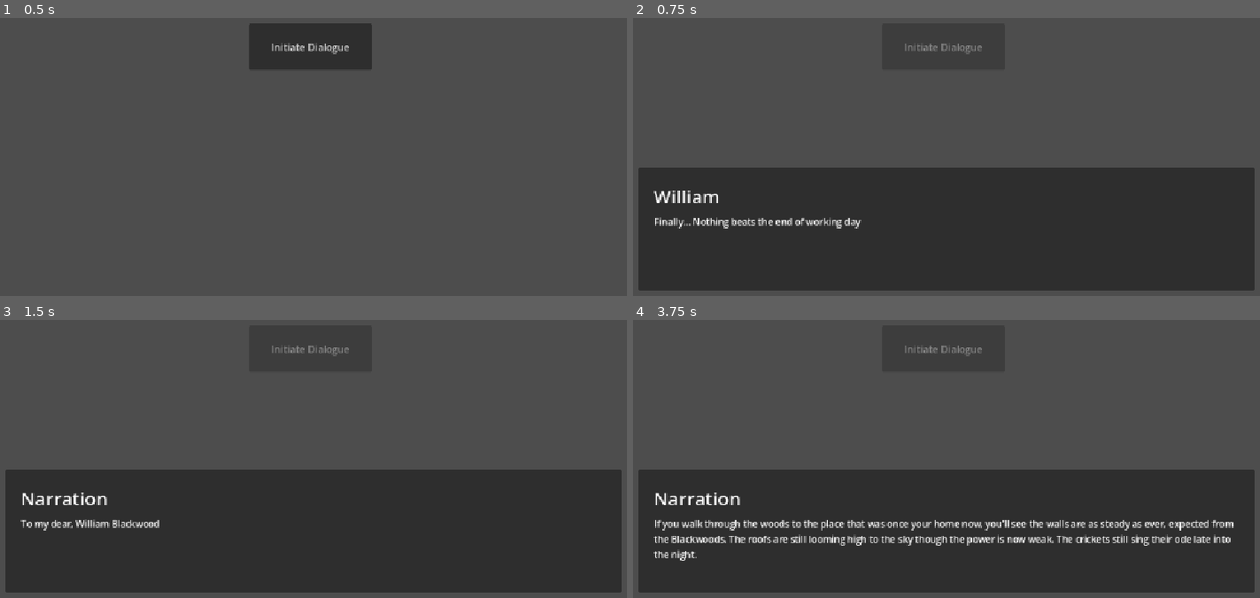
Above: before the commit, frames 1-4 (two rows, left to right).
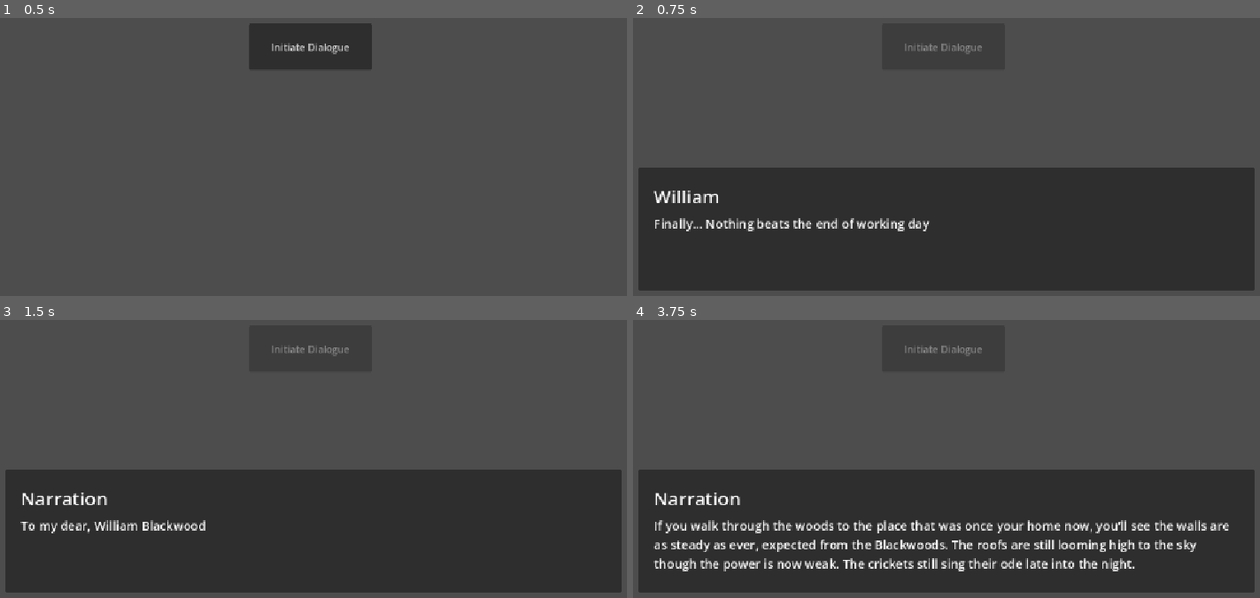
Above: after the commit, the same moments.

Repository: jegeiii/kafcult-co.-s-GIMJAM
Game: Godot game, scene res://scenes/dialogue_test_scene.tscn
Same seed, same stepped clock (60 frames per second), same inputs: the game is played once before the commit and once after it. This scene is started directly instead of the project's main scene.
Inputs:
- Up to frame 1 (0.5 s): no input
- Up to frame 2 (0.75 s): click "Initiate Dialogue" at 0.5 s
- Up to frame 3 (1.5 s): tap Enter (continue_dialogue) at 1.25, 1.35 s
- Up to frame 4 (3.75 s): tap Enter (continue_dialogue) at 2, 2.1, 2.75, 2.85, 3.5, 3.6 s

Frame 1 is identical in both runs. In frame 2, 1.1% of the frame differs, in the area x 3-48%, y 71-77%; in frame 3, 0.7%; in frame 4, 6.8%, in the area x 3-96%, y 71-91%.

Commit message:
feat: added text presets

Diff:
--- /dev/null
+++ b/presets/normal.tres
@@ -0,0 +1,13 @@
+[gd_resource type="Resource" script_class="TextPreset" format=3 uid="uid://d0eqdxesfcs48"]
+
+[ext_resource type="Script" uid="uid://dtenxj4itxwi5" path="res://presets/text_preset.gd" id="1_70bbt"]
+[ext_resource type="FontFile" uid="uid://cq3lu6aitrwg1" path="res://fonts/LibreBaskerville-Medium.ttf" id="1_iwd7w"]
+
+[resource]
+script = ExtResource("1_70bbt")
+font = ExtResource("1_iwd7w")
+font_size = 20
+color = Color(1, 1, 1, 1)
+italic = true
+outline = Color(0, 0, 0, 0)
+metadata/_custom_type_script = "uid://dtenxj4itxwi5"
--- /dev/null
+++ b/presets/test_preset.tres
@@ -0,0 +1,11 @@
+[gd_resource type="Resource" script_class="TextPreset" format=3 uid="uid://qxkm0u425b84"]
+
+[ext_resource type="Script" uid="uid://dtenxj4itxwi5" path="res://presets/text_preset.gd" id="1_fmtqp"]
+[ext_resource type="FontFile" uid="uid://pf8acnh0qmki" path="res://fonts/IMFellEnglish-Regular.ttf" id="1_v6k1m"]
+
+[resource]
+script = ExtResource("1_fmtqp")
+font = ExtResource("1_v6k1m")
+font_size = 24
+outline = Color(0.8901961, 0.5058824, 0.84705883, 0)
+metadata/_custom_type_script = "uid://dtenxj4itxwi5"
--- /dev/null
+++ b/presets/text_preset.gd
@@ -0,0 +1,17 @@
+extends Resource
+class_name TextPreset
+
+@export_group("Typography")
+@export var font: Font
+@export var font_size: int
+@export var color: Color
+
+@export_group("Formatting")
+@export var bold: bool
+@export var italic: bool
+@export var underline: bool
+@export var strikethrough: bool
+
+@export_group("Outline")
+@export var outline: Color
+@export var outline_size: int
--- a/scenes/dialogue_ui.tscn
+++ b/scenes/dialogue_ui.tscn
@@ -6,7 +6,7 @@
 font_size = 30
 
 [sub_resource type="LabelSettings" id="LabelSettings_p5viw"]
-font_size = 15
+font_size = 20
 
 [node name="DialogueUI" type="Control" unique_id=1234273672]
 layout_mode = 3
--- /dev/null
+++ b/scenes/rich_text_label_testing.tscn
@@ -0,0 +1,35 @@
+[gd_scene format=3 uid="uid://h7oxif8jtsut"]
+
+[ext_resource type="Script" uid="uid://ck8uggxl71j2t" path="res://scripts/rich_text_label.gd" id="1_jc4te"]
+
+[sub_resource type="StyleBoxFlat" id="StyleBoxFlat_p5viw"]
+bg_color = Color(0.13407008, 0.12992807, 0.14246942, 1)
+
+[node name="RichTextLabelTesting" type="Node2D" unique_id=751753195]
+
+[node name="CanvasLayer" type="CanvasLayer" parent="." unique_id=96286457]
+
+[node name="PanelContainer" type="PanelContainer" parent="CanvasLayer" unique_id=2139023708]
+custom_minimum_size = Vector2(500, 100)
+anchors_preset = 8
+anchor_left = 0.5
+anchor_top = 0.5
+anchor_right = 0.5
+anchor_bottom = 0.5
+offset_left = -0.5
+offset_right = 0.5
+grow_horizontal = 2
+grow_vertical = 2
+theme_override_styles/panel = SubResource("StyleBoxFlat_p5viw")
+
+[node name="MarginContainer" type="MarginContainer" parent="CanvasLayer/PanelContainer" unique_id=187142633]
+layout_mode = 2
+theme_override_constants/margin_left = 30
+
+[node name="RichTextLabel" type="RichTextLabel" parent="CanvasLayer/PanelContainer/MarginContainer" unique_id=1597864977]
+custom_minimum_size = Vector2(0, 40)
+layout_mode = 2
+size_flags_vertical = 4
+bbcode_enabled = true
+vertical_alignment = 1
+script = ExtResource("1_jc4te")
--- /dev/null
+++ b/scripts/rich_text_label.gd
@@ -0,0 +1,44 @@
+extends RichTextLabel
+
+var sample_text: String = "Only the worthy ones deserve heaven..."
+
+# Test of loading the presets
+var preset = preload("res://presets/normal.tres")
+
+func _ready() -> void:
+	text = apply_preset(sample_text)
+
+func apply_preset(input_text: String) -> String:
+	var result = input_text
+
+	# Apply font & font size
+	result = "[font={font}]".format({"font": preset.font.resource_path}) + result + "[/font]"
+	result = "[font_size={size}]".format({"size": preset.font_size}) + result + "[/font_size]"
+	# Apply color
+	result = "[color=#{color}]".format({"color": preset.color.to_html()}) + result + "[/color]"
+	# Apply outline
+	result = "[outline_size={size}][outline_color=#{outline}]".format({"outline": preset.outline.to_html(), "size": preset.outline_size}) + result + "[/outline_color][/outline_size]"
+	if preset.bold:
+		result = "[b]" + result + "[/b]"
+	if preset.italic:
+		result = "[i]" + result + "[/i]"
+	if preset.underline:
+		result = "[u]" + result + "[/u]"
+	if preset.strikethrough:
+		result = "[s]" + result + "[/s]"
+
+	return result
+
+
+
+#func display_text() -> void:
+	#text = "[shake][i][color=darkred]" + sample_text
+	#visible_characters = 0
+	#while visible_characters < sample_text.length():
+		#if sample_text[visible_characters] == " ":
+			#visible_characters += 1
+		#else:
+			#visible_characters += 1
+		#
+#
+		#await get_tree().create_timer(0.06).timeout
Binary file added: fonts/CormorantGaramond-Medium.ttf
Not shown, added: fonts/CormorantGaramond-Medium.ttf.import
Binary file added: fonts/IMFellEnglish-Regular.ttf
Not shown, added: fonts/IMFellEnglish-Regular.ttf.import
Binary file added: fonts/LibreBaskerville-Medium.ttf
Not shown, added: fonts/LibreBaskerville-Medium.ttf.import
Not shown, added: presets/text_preset.gd.uid
Not shown, added: scripts/rich_text_label.gd.uid
